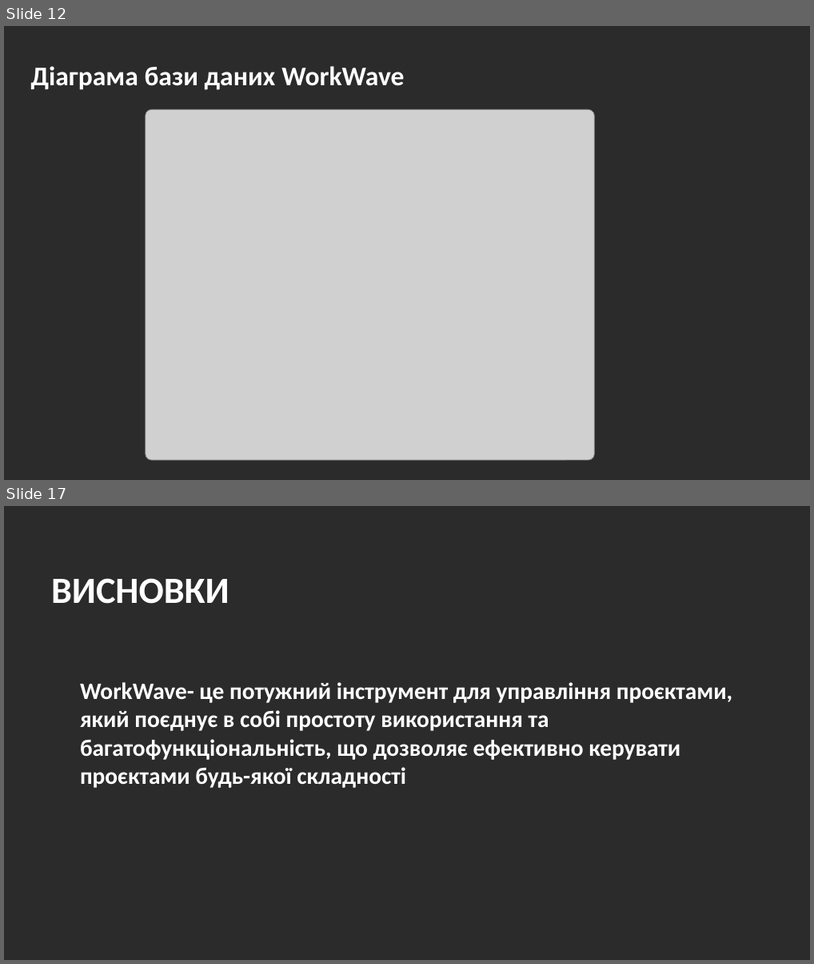
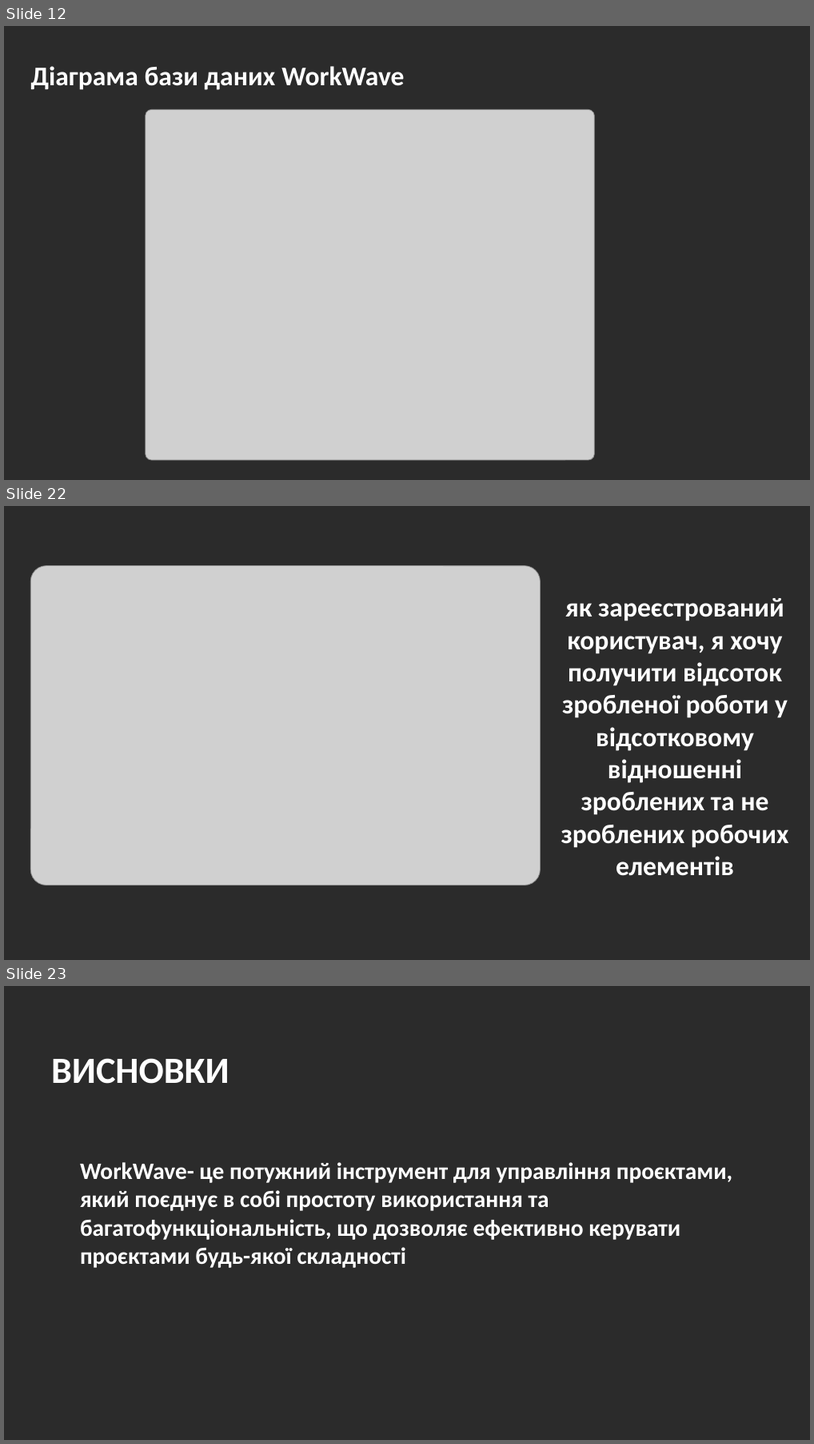
Before and after one commit to andronik-GitHub/WorkWave, a slide deck: Andronik_WorkWave-Presentation.pptx. Shown one above the other, each under a label of ours: slides 12 and 17 before the commit, slides 12, 22 and 23 after it; the slides between them are not shown. The pictures are 814x964 and 814x1444 pixels, drawn with LibreOffice and Linux fonts; fonts in the diff are those of the drawing; grey boxes stand for pictures; background and template pictures are left out; a plain dark background stands for a picture behind light text. Boxes give left, top, right and bottom in pixels: in the first picture for what was removed or moved away, otherwise in the second. Text is boxed around its words. In the diff, an @@ line names an element or a change of style, - is before the commit and + after.

```diff
--- a/Andronik_WorkWave-Presentation.pptx
+++ b/Andronik_WorkWave-Presentation.pptx
@@ slide 22 added at (4,506,810,960), background picture (left out) @@
@@ picture added at (30,566,541,885) @@
@@ text added at (562,598,790,876), 32 pt, text #FFFFFF, bold @@
+як зареєстрований користувач, я хочу получити відсоток зробленої роботи у відсотковому відношенні зроблених та не зроблених робочих елементів
@@ what was slide 17 is now slide 23 @@
```
Also in this commit, not shown: 11 slides changed, 2 other slides added, 7 slides removed, 4 other files.
